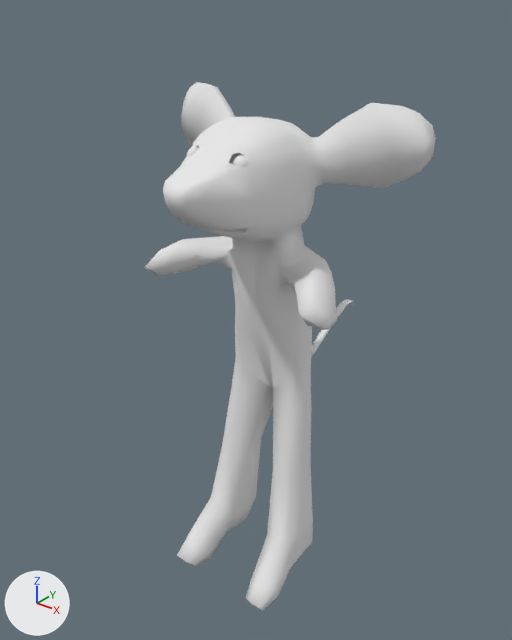
One commit to the OBJ model android/PetsApp/res/raw/demo.obj: the scene before it, then after it.
The view is the same before and after, from a 50 mm camera at (6.06, -7.58, 2.53) aimed at (-0.01, 0.02, -2.18). Arrows for +X, +Y and +Z are at lower left; the lights stay in place. Where no turn or scale is listed for an object, it has been applied to the vertices. Vertices at the same position are counted once.
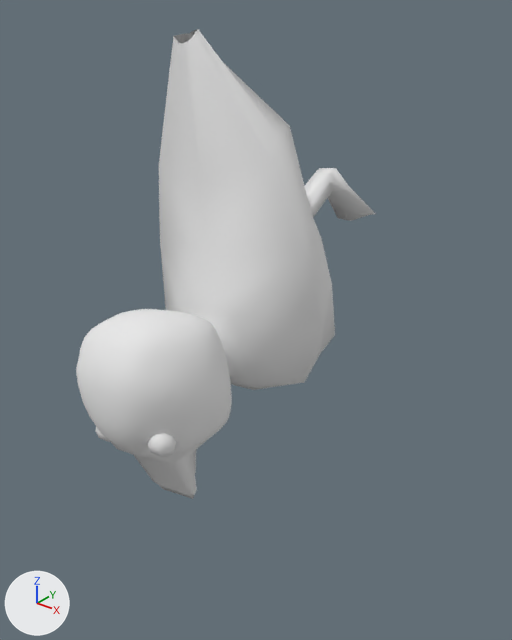
Diff of the bpy script that builds the scene:
```diff
--- a/android/PetsApp/res/raw/demo.obj.py
+++ b/android/PetsApp/res/raw/demo.obj.py
@@ me_sphere @@
 # used by ob_sphere; location = (0.0, 0.0, 0.0)
-me_sphere.from_pydata(...)  # 182 vertices, 200 faces; spans x 0.26..0.515, y -0.887..-0.626, z 0.252..0.512
+me_sphere.from_pydata(...)  # 26 vertices, 30 faces; spans x 0.667..1.028, y -2.992..-2.675, z -2.629..-2.283
+# me_sphere part 1: the whole mesh is rebuilt
+# me_sphere part 2
+# 26 vertices are added at x 0.667..1.028, y -2.992..-2.675, z -2.629..-2.283
+# 30 new faces join them
 me_sphere.materials.append(mat_null)
@@ me_sphere_001 @@
 # used by ob_sphere_001; location = (0.0, 0.0, 0.0)
-me_sphere_001.from_pydata(...)  # 182 vertices, 200 faces; spans x -0.524..-0.269, y -0.892..-0.631, z 0.259..0.52
+me_sphere_001.from_pydata(...)  # 26 vertices, 30 faces; spans x -0.309..0.052, y -2.991..-2.674, z -2.851..-2.505
+# me_sphere_001 part 3: the whole mesh is rebuilt
+# me_sphere_001 part 4
+# 26 vertices are added at x -0.309..0.052, y -2.991..-2.674, z -2.851..-2.505
+# 30 new faces join them
 me_sphere_001.materials.append(mat_null)
@@ me_cube_cube_002 @@
+me_cube_cube_002.from_pydata(...)  # 521 vertices, 514 faces; spans x -1.44..1.39, y -3.2..1.61, z -3.72..1.93
+me_cube_cube_002.materials.append(mat_material_mouse_texture)  # white #e7e7e7
@@ ob_cube @@
-ob_cube = bpy.data.objects.new('Cube', me_cube)
-ob_cube.location = (0.0, 0.0, 0.0)
@@ ob_cube_cube_002 @@
+ob_cube_cube_002 = bpy.data.objects.new('Cube_Cube.002', me_cube_cube_002)
+ob_cube_cube_002.location = (0.0, 0.0, 0.0)
```

Pixel boxes (x1, y1, x2, y2) of what changed, in the pictures (512 x 640 px):
'Cube_Cube.002', added: after (76, 29, 376, 499)
'Cube', deleted: before (145, 82, 436, 611)
'Sphere', reshaped: before (232, 155, 249, 167); after (148, 433, 176, 457)
'Sphere.001', reshaped: before (187, 146, 200, 156); after (95, 427, 110, 442)
part 1 of me_sphere, deleted: before (232, 155, 249, 167)
part 2 of me_sphere, added: after (148, 433, 176, 457)
part 3 of me_sphere_001, deleted: before (187, 146, 200, 156)
part 4 of me_sphere_001, added: after (95, 427, 110, 442)
